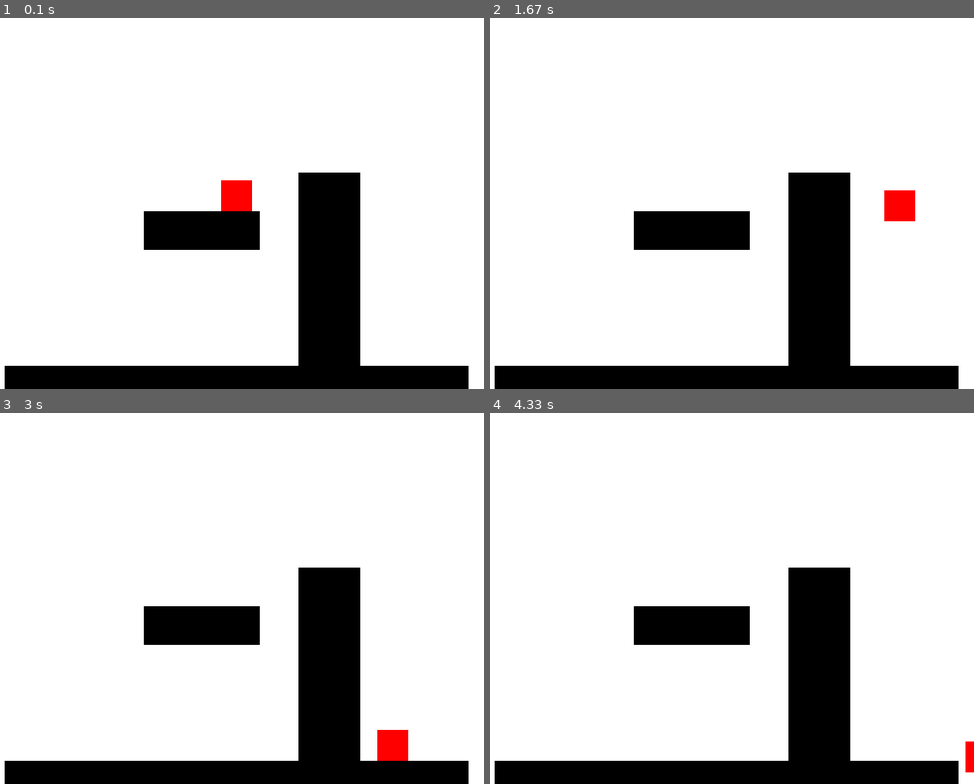
Above: before the commit, frames 1-4 (two rows, left to right).
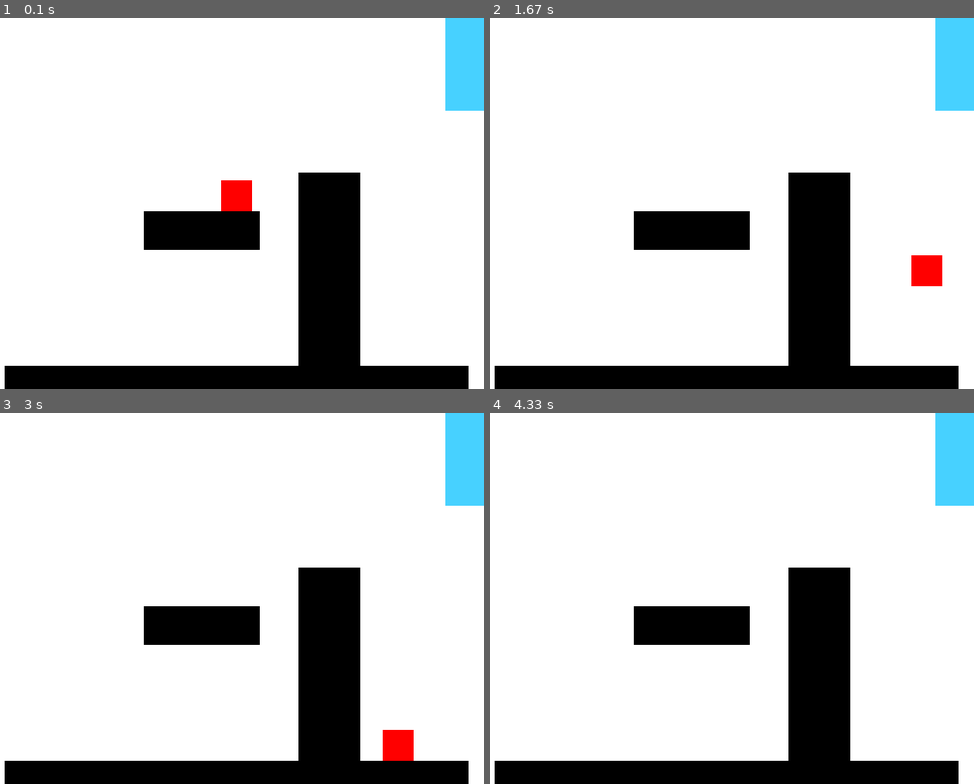
Above: after the commit, the same moments.

Repository: Teedu/Warehouse_Getaway
Game: pygame game, started from Pygame_basic.py
Two runs of this game, one before a commit and one after it. Both use one fixed random seed, a clock stepped at 60 frames per second and the inputs below.
Inputs:
- Up to frame 1 (0.1 s): no input
- Up to frame 2 (1.67 s): hold D 0.33-0.8 s; hold W 0.83-1.13 s; hold D 1.17-1.63 s
- Up to frame 3 (3 s): hold A 1.67-2.2 s; hold S 2.23-2.53 s; tap Space at 2.57 s; hold A from 2.9 s (still down)
- Up to frame 4 (4.33 s): release A at 3.3 s; hold W 3.33-3.7 s; hold D from 3.73 s (still down)

The runs differ from the first frame. In frame 1, 2.0% of the frame differs, in the area x 92-100%, y 0-25%; in frame 2, 3.1%, in the area x 81-100%, y 0-73%; in frame 3, 2.2%; in frame 4, 2.1%.

Commit message:
Update Pygame_basic.py

Diff:
--- a/Pygame_basic.py
+++ b/Pygame_basic.py
@@ -134,6 +134,21 @@
     def draw(self):
         pygame.draw.rect(aken,[0,0,0], [self.x, self.y, self.w, self.h],0)
 
+class WinArea:
+    def __init__(self,x,y,w,h):
+        self.x=x
+        self.y=y
+        self.w=w
+        self.h=h
+
+    def draw(self):
+        pygame.draw.rect(aken,(71,209,255),[self.x, self.y, self.w, self.h],0)
+
+    def win(self,player):
+        if player.x in range(self.x,self.x+self.w) and player.y in range(self.y,self.y+self.h):
+             return False
+        else: return True
+
 player=Person(sw/2,sh/2,(225,0,0))
 people=[player]
 
@@ -142,9 +157,12 @@
 wall3 =Wall(200,250,150,50)
 walls =[wall1,wall2,wall3]
 
+win = WinArea(590,0,50,120)
+
 töötab=True
 while töötab:
     for e in pygame.event.get():
+        töötab= win.win(player)
         if e.type == pygame.QUIT:
             töötab = False
         elif e.type == pygame.KEYDOWN:
@@ -171,6 +189,7 @@
                 player.move_bol[4]=False
 
     aken.fill([255,255,255])
+    win.draw()
     for p in people:
         p.update(walls)
         p.move()
@@ -179,6 +198,5 @@
         s.draw()
 
     pygame.display.flip()
-    print(player.jump1, player.jump2, player.jump_bol)
-    pygame.time.delay(20)
+    pygame.time.delay(17)
 pygame.quit()
